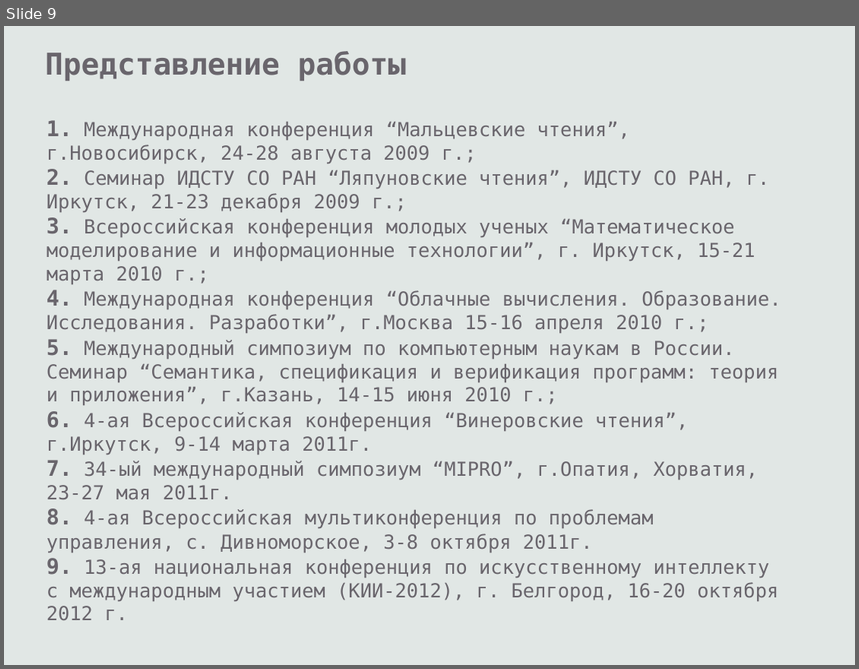
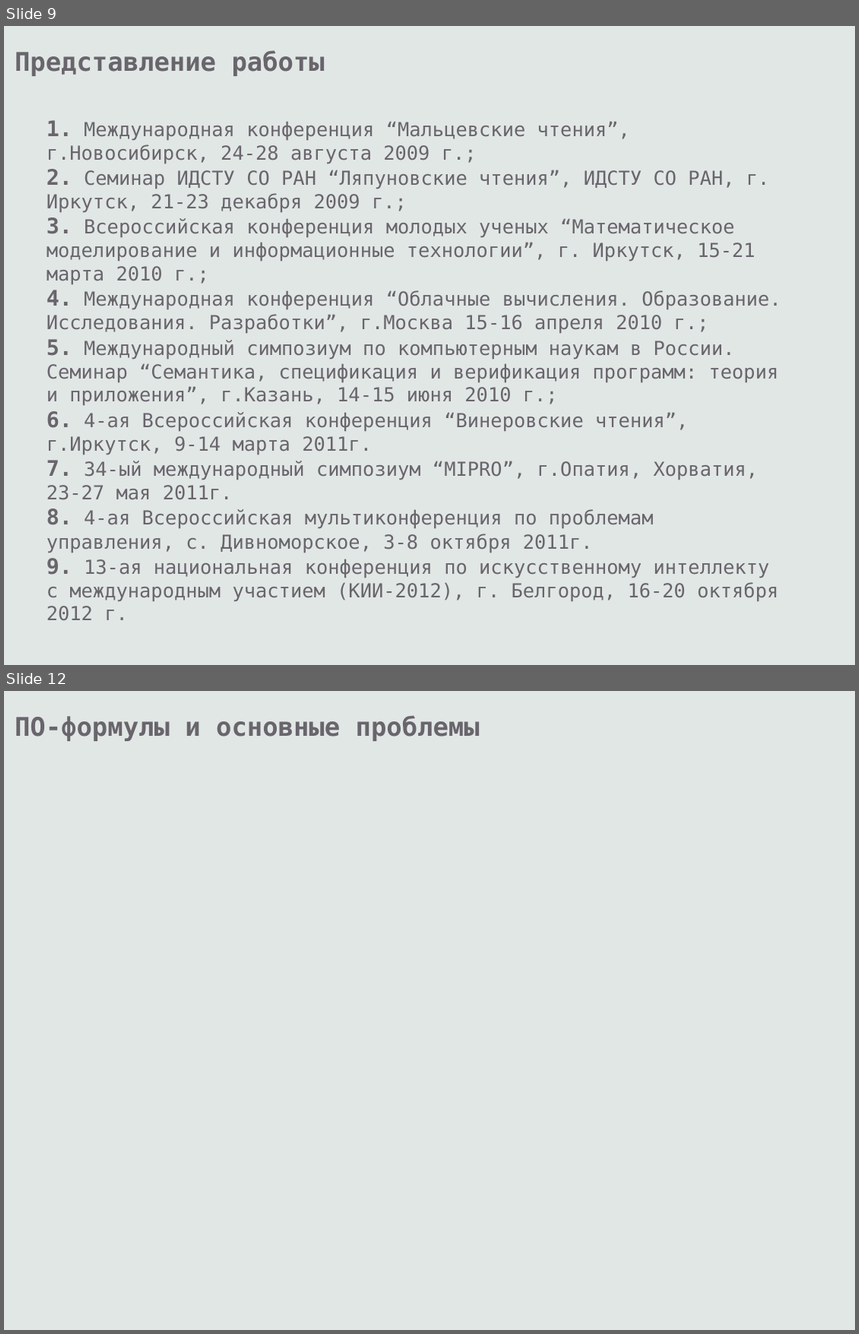
Before and after one commit to eugeneai/prisnif, a slide deck: brick/pres/pacman.odp. Shown one above the other, each under a label of ours: slide 9 before the commit, slides 9 and 12 after it; the slides between them are not shown. The pictures are 859x669 and 859x1334 pixels, drawn with LibreOffice and Linux fonts; fonts in the diff are those of the drawing. Boxes give left, top, right and bottom in pixels: in the first picture for what was removed or moved away, otherwise in the second. Text is boxed around its words. In the diff, an @@ line names an element or a change of style, - is before the commit and + after.

```diff
--- a/brick/pres/pacman.odp
+++ b/brick/pres/pacman.odp
@@ slide 12 added at [4, 691, 855, 1330], background #E1E7E5 @@
@@ text added at [15, 715, 480, 741], 24 pt, text #69656C, bold @@
+ПО-формулы и основные проблемы
@@ slide 9 changed as well @@
@@ text "Представление работы": place and size @@
-text "Представление работы" at [45, 51, 407, 81]
+text "Представление работы" at [15, 50, 325, 76]
@@ text "Представление работы" at [15, 50, 325, 76]: size 28 to 24 pt @@
```
Also in this commit, not shown: 8 other slides changed, 8 other slides added, 7 slides removed, 1 other file.
